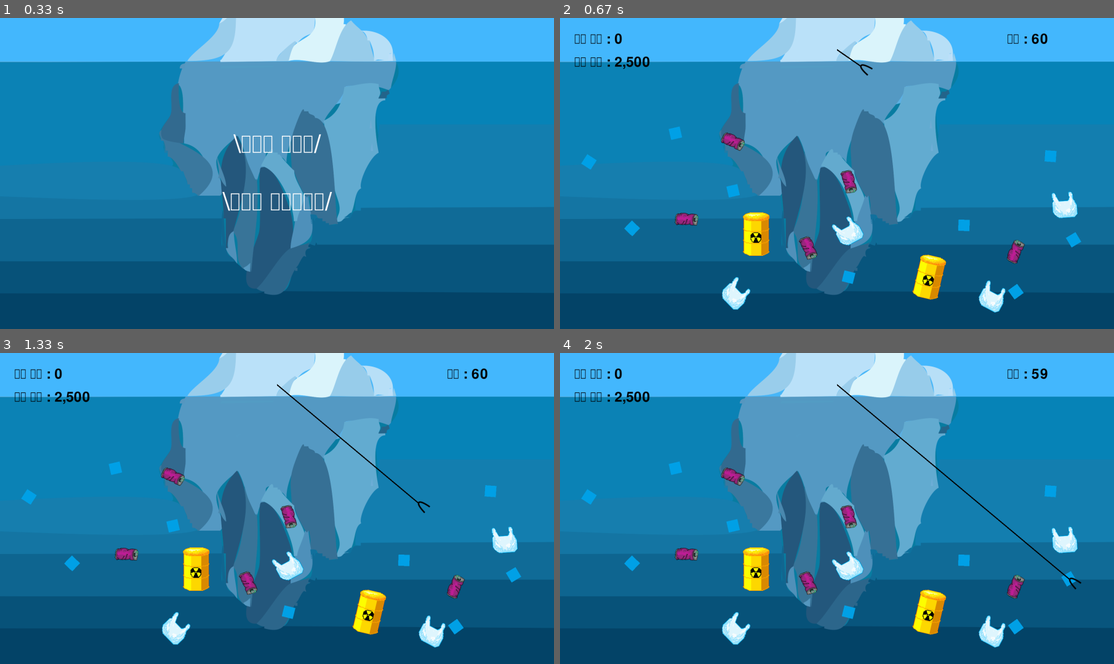
Above: before the commit, frames 1-4 (two rows, left to right).
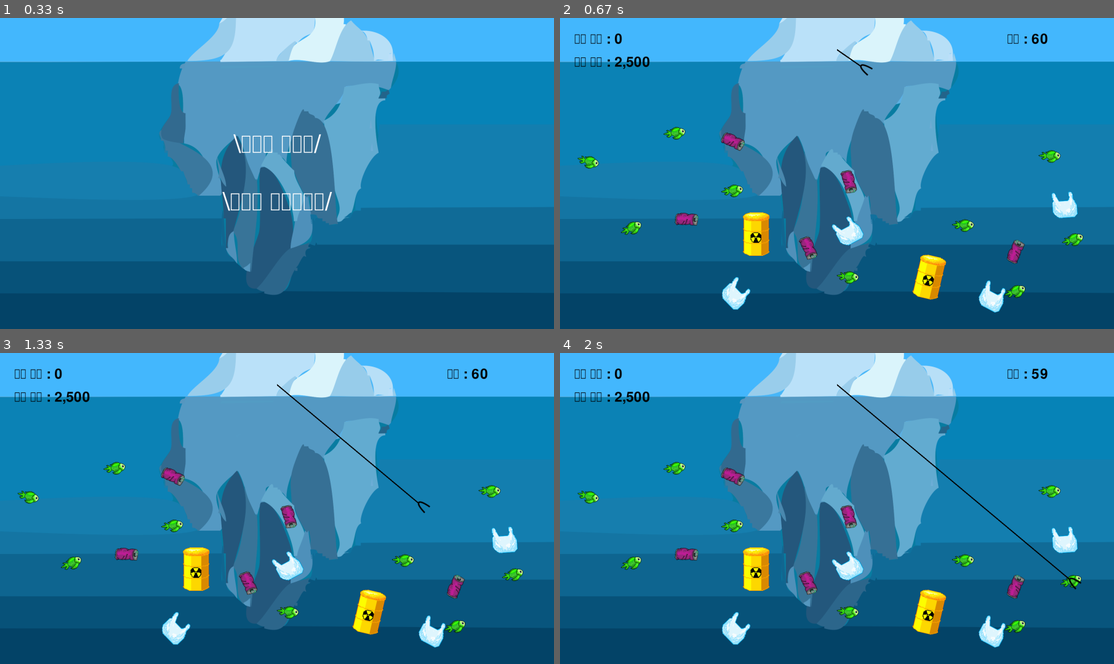
Above: after the commit, the same moments.

Repository: SeoMinKey/python-example
Game: pygame game, started from GoldMinerWorkspace/13_setup.py
The game is run twice, just before and just after one commit, with the same random seed, the same clock (stepped at 60 frames per second) and the same inputs.
Inputs:
- Up to frame 1 (0.33 s): no input
- Up to frame 2 (0.67 s): tap Space at 0.33 s
- Up to frame 3 (1.33 s): tap Space at 0.73, 1.03, 1.23 s
- Up to frame 4 (2 s): tap Space at 1.57, 1.87 s

Frame 1 is identical in both runs. In frame 2, 1.0% of the frame differs, in the area x 3-95%, y 34-91%; in frame 3, 1.0%; in frame 4, 1.0%.

Commit message:
GoldMinerWorkspace

Diff:
--- a/GoldMinerWorkspace/13_setup.py
+++ b/GoldMinerWorkspace/13_setup.py
@@ -98,7 +98,7 @@
     # 다이아몬드
     random.shuffle(diamond_spot)
     for i in range(0, 9):
-        gemstone_group.add(Gemstone(pygame.transform.rotozoom(gemstone_images[3], random.randrange(-50, 50), 1), diamond_spot[i], diamond_price, diamond_speed))
+        gemstone_group.add(Gemstone(pygame.transform.rotozoom(gemstone_images[3], random.randrange(-70, -20), 1), diamond_spot[i], diamond_price, diamond_speed))
 
 def update_score(score):
     global curr_score
Binary file changed: GoldMinerWorkspace/diamond.png
